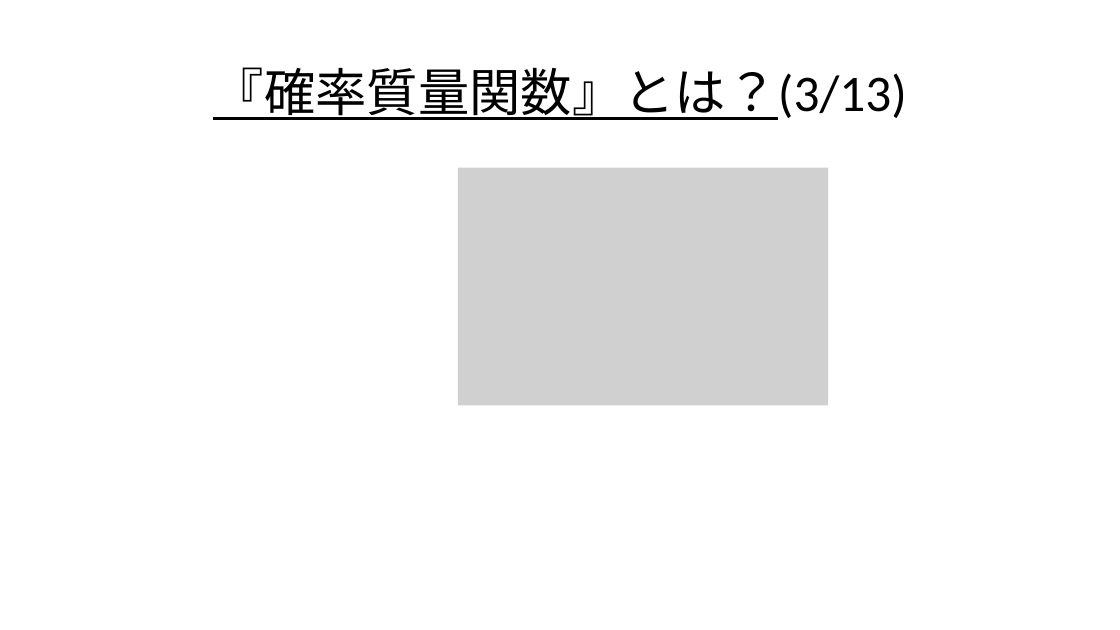
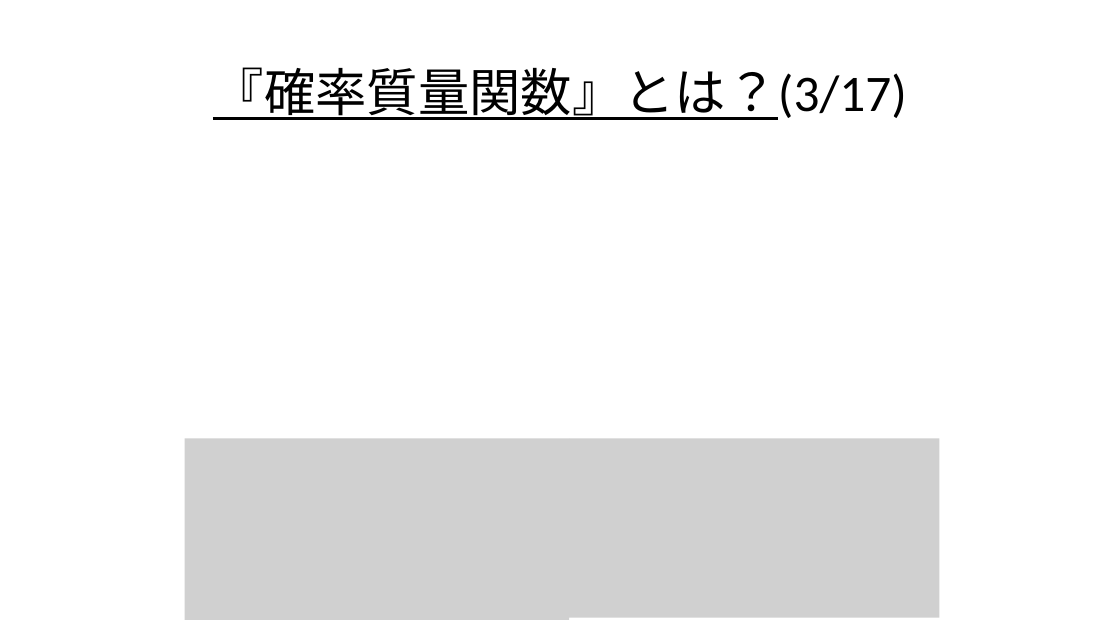
Before and after one commit to Ryo-KATAYAMA/Senior_Project, a slide deck: slide 38 of Chapter4_1.pptx (slide 39 before the commit). Drawn at 1120x630 pixels with LibreOffice and Linux fonts; fonts in the diff are those of the drawing; grey boxes stand for pictures. Boxes give left, top, right and bottom in pixels: in the first picture for what was removed or moved away, otherwise in the second. Text is boxed around its words. In the diff, an @@ line names an element or a change of style, - is before the commit and + after.

```diff
--- a/Chapter4_1.pptx
+++ b/Chapter4_1.pptx
@@ title at (213, 67, 907, 120): text changed @@
-『確率質量関数』とは？(3/13)
+『確率質量関数』とは？(3/17)
@@ picture removed at (458, 168, 828, 406) @@
@@ picture added at (185, 439, 570, 620) @@
@@ picture added at (569, 439, 939, 618) @@
```
Also in this commit, not shown: 25 other slides changed, 4 slides added, 2 slides removed.
